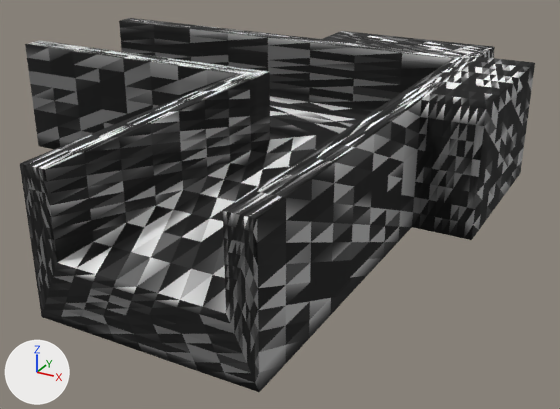
The glTF model resources/shape-14.glb, before and after one commit.
Rendered twice from a camera (50 mm lens) standing at (0.401, -0.966, 0.374) and looking at (-0.054, -0.139, -0.039). The axes (+X, +Y, +Z) are drawn at lower left. The lights are the same throughout. Vertices at the same position are counted once.

Before the edit, the objects in view are built like this:
```python
me_defaultobject = bpy.data.meshes.new('defaultobject')
me_defaultobject.from_pydata(...)  # 2434 vertices, 4864 faces; spans x -0.5..0.2, y -0.5..0.2, z -0.038..0.125
me_defaultobject.materials.append(mat_material_0_material)
ob_defaultobject = bpy.data.objects.new('defaultobject', me_defaultobject)
ob_defaultobject.location = (0.0, 0.0, 0.0)
```
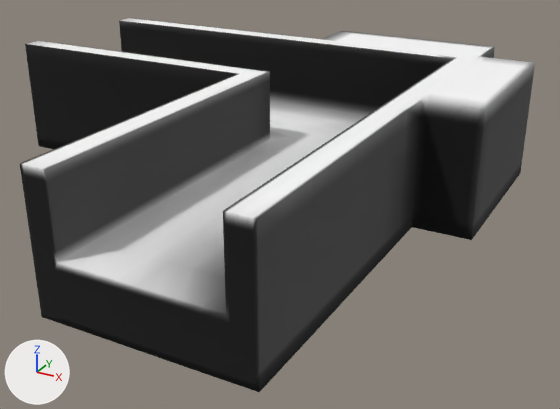
Commit message: better shapes

The change, as a list of edits to the scene's bpy script:
```text
Change me_defaultobject:
    used by ob_defaultobject; location = (0.0, 0.0, 0.0)
    remove me_defaultobject.from_pydata(...)  # 2434 vertices, 4864 faces; spans x -0.5..0.2, y -0.5..0.2, z -0.038..0.125
    add me_defaultobject.from_pydata(...)  # 2209 vertices, 4414 faces; spans x -0.5..0.2, y -0.5..0.2, z -0.038..0.125
    me_defaultobject part 1: 225 vertices removed from x -0.07..0.121, y -0.07..0.121, z 0.031..0.125
    me_defaultobject part 2: 4259 kept faces spanning x -0.5..0.2, y -0.5..0.2, z -0.038..0.125 get new texture (UV) coordinates
```

Where the change shows, as pixel boxes (x1, y1, x2, y2) in the pictures (560 x 409 px):
part 1 of me_defaultobject, deleted: before (267, 53, 480, 154)
part 2 of me_defaultobject, surface changed: (20, 18, 535, 391) in both
